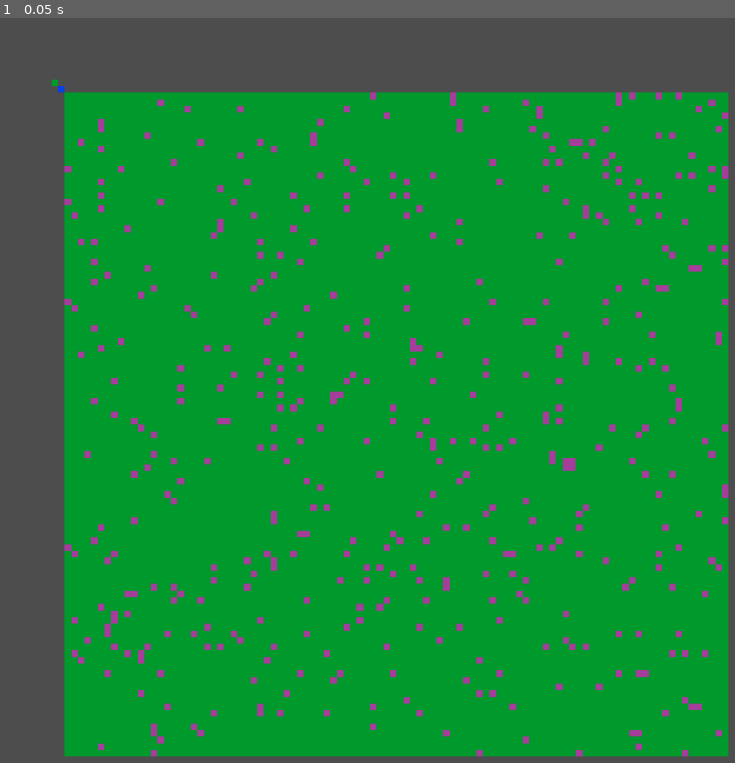
Above: before the commit, frame 1.
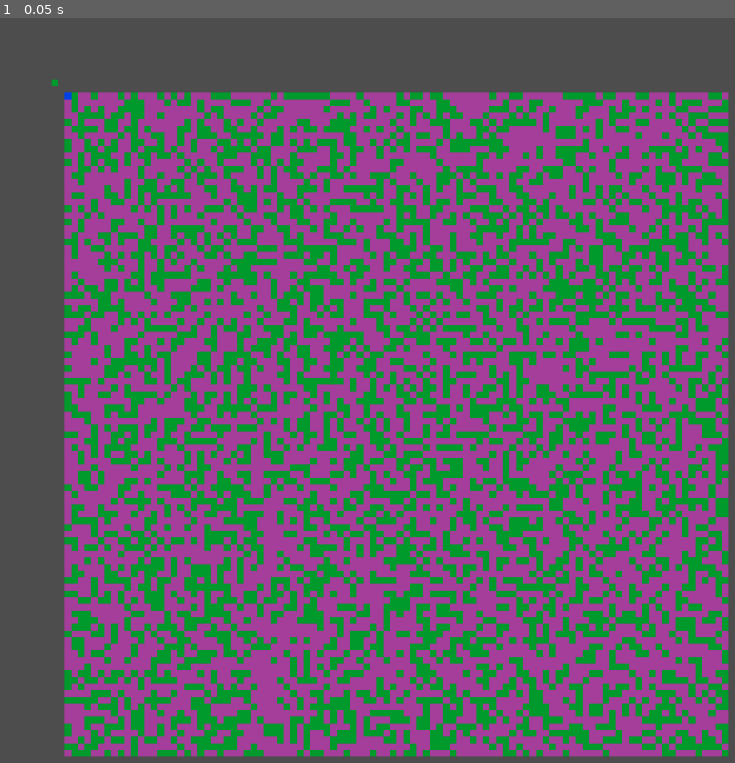
Above: after the commit, the same moment.

Repository: Boyquotes/game-planets-godot
Game: Godot game, scene res://scenes/_main.tscn
Two runs of this game, one before a commit and one after it. Both use one fixed random seed, a clock stepped at 60 frames per second and the inputs below.
Inputs:
- Up to frame 1 (0.05 s): no input

The runs differ from the first frame. In frame 1, 47% of the frame differs, in the area x 7-100%, y 9-100%.

Commit message:
debugging mapmaker inspector variables

Diff:
--- a/project.godot
+++ b/project.godot
@@ -25,22 +25,22 @@
 
 move_right={
 "deadzone": 0.5,
-"events": [Object(InputEventKey,"resource_local_to_scene":false,"resource_name":"","device":-1,"window_id":0,"alt_pressed":false,"shift_pressed":false,"ctrl_pressed":false,"meta_pressed":false,"pressed":false,"keycode":0,"physical_keycode":70,"key_label":0,"unicode":102,"echo":false,"script":null)
+"events": [Object(InputEventKey,"resource_local_to_scene":false,"resource_name":"","device":-1,"window_id":0,"alt_pressed":false,"shift_pressed":false,"ctrl_pressed":false,"meta_pressed":false,"pressed":false,"keycode":0,"physical_keycode":68,"key_label":0,"unicode":100,"echo":false,"script":null)
 ]
 }
 move_left={
 "deadzone": 0.5,
-"events": [Object(InputEventKey,"resource_local_to_scene":false,"resource_name":"","device":-1,"window_id":0,"alt_pressed":false,"shift_pressed":false,"ctrl_pressed":false,"meta_pressed":false,"pressed":false,"keycode":0,"physical_keycode":83,"key_label":0,"unicode":115,"echo":false,"script":null)
+"events": [Object(InputEventKey,"resource_local_to_scene":false,"resource_name":"","device":-1,"window_id":0,"alt_pressed":false,"shift_pressed":false,"ctrl_pressed":false,"meta_pressed":false,"pressed":false,"keycode":0,"physical_keycode":65,"key_label":0,"unicode":97,"echo":false,"script":null)
 ]
 }
 move_down={
 "deadzone": 0.5,
-"events": [Object(InputEventKey,"resource_local_to_scene":false,"resource_name":"","device":-1,"window_id":0,"alt_pressed":false,"shift_pressed":false,"ctrl_pressed":false,"meta_pressed":false,"pressed":false,"keycode":0,"physical_keycode":68,"key_label":0,"unicode":100,"echo":false,"script":null)
+"events": [Object(InputEventKey,"resource_local_to_scene":false,"resource_name":"","device":-1,"window_id":0,"alt_pressed":false,"shift_pressed":false,"ctrl_pressed":false,"meta_pressed":false,"pressed":false,"keycode":0,"physical_keycode":83,"key_label":0,"unicode":115,"echo":false,"script":null)
 ]
 }
 move_up={
 "deadzone": 0.5,
-"events": [Object(InputEventKey,"resource_local_to_scene":false,"resource_name":"","device":-1,"window_id":0,"alt_pressed":false,"shift_pressed":false,"ctrl_pressed":false,"meta_pressed":false,"pressed":false,"keycode":0,"physical_keycode":69,"key_label":0,"unicode":101,"echo":false,"script":null)
+"events": [Object(InputEventKey,"resource_local_to_scene":false,"resource_name":"","device":-1,"window_id":0,"alt_pressed":false,"shift_pressed":false,"ctrl_pressed":false,"meta_pressed":false,"pressed":false,"keycode":0,"physical_keycode":87,"key_label":0,"unicode":119,"echo":false,"script":null)
 ]
 }
 
--- a/scenes/_main.tscn
+++ b/scenes/_main.tscn
@@ -28,7 +28,9 @@
 tile_map = NodePath("TileMap")
 
 [node name="_MapMaker" parent="." instance=ExtResource("2_j4nbq")]
-random_seed_fill_percent = 5
+random_seed = 1.1
+random_seed_fill_percent = 60
+map_size = 2
 
 [node name="_MapRenderer" parent="." instance=ExtResource("3_tsp8w")]
 
--- a/scenes/game/characters/player/_player.tscn
+++ b/scenes/game/characters/player/_player.tscn
@@ -18,7 +18,7 @@
 size = Vector2(100, 100)
 
 [node name="_Player" type="CharacterBody2D"]
-position = Vector2(50, 50)
+position = Vector2(150, 150)
 script = ExtResource("1_uhlby")
 max_speed = 500
 acceleration = 2000
--- a/scenes/game/mapmaker/_map_maker.gd
+++ b/scenes/game/mapmaker/_map_maker.gd
@@ -7,9 +7,9 @@
 ## inspector variables
 #@export var tilemap_node: TileMap
 #@export var tileset_source: TileSet
-@export var random_seed = 1.0
-@export var random_seed_fill_percent = 60
-@export var map_size = 2
+@export var random_seed: float
+@export var random_seed_fill_percent: int
+@export var map_size: int
 
 
 var map_dict_from_json = {}
--- a/scenes/game/mapmaker/_map_maker.tscn
+++ b/scenes/game/mapmaker/_map_maker.tscn
@@ -8,6 +8,7 @@
 
 [node name="_Mapmaker" type="Node2D"]
 script = ExtResource("1_11p53")
+random_seed = 99.99
 
 [node name="JsonFileToDict" type="Node2D" parent="."]
 script = ExtResource("2_lg0tt")
